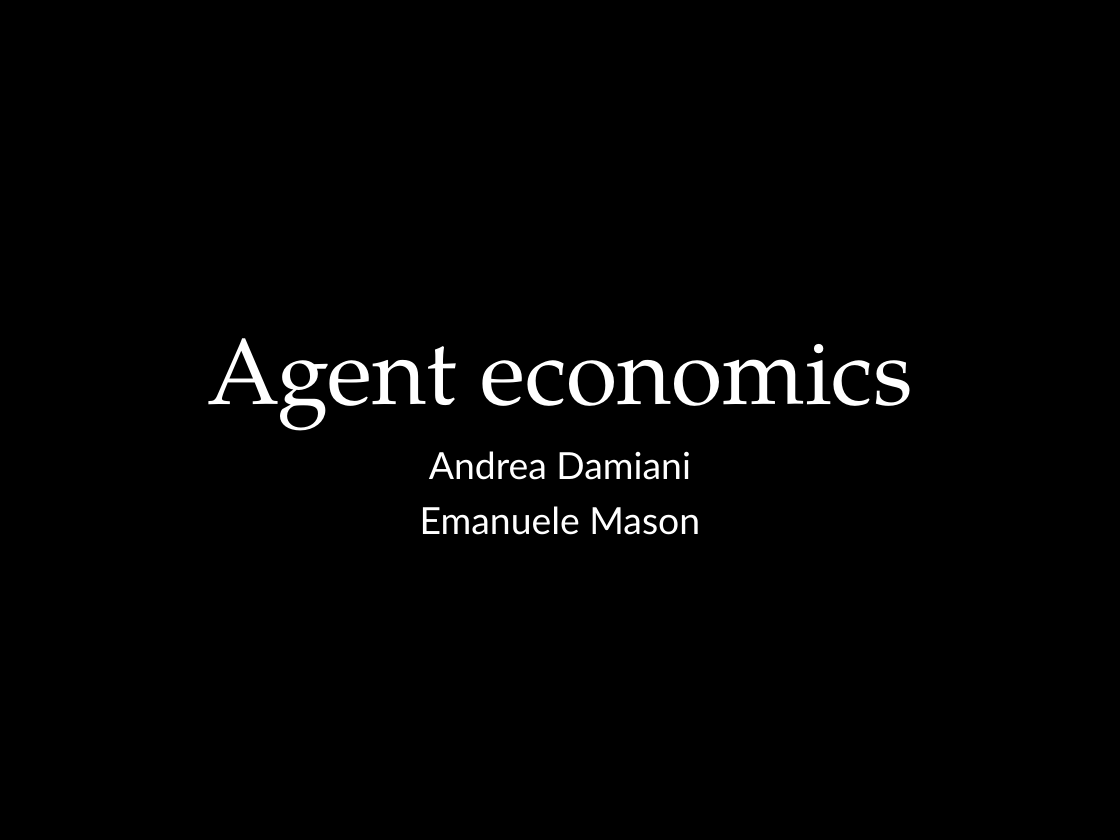
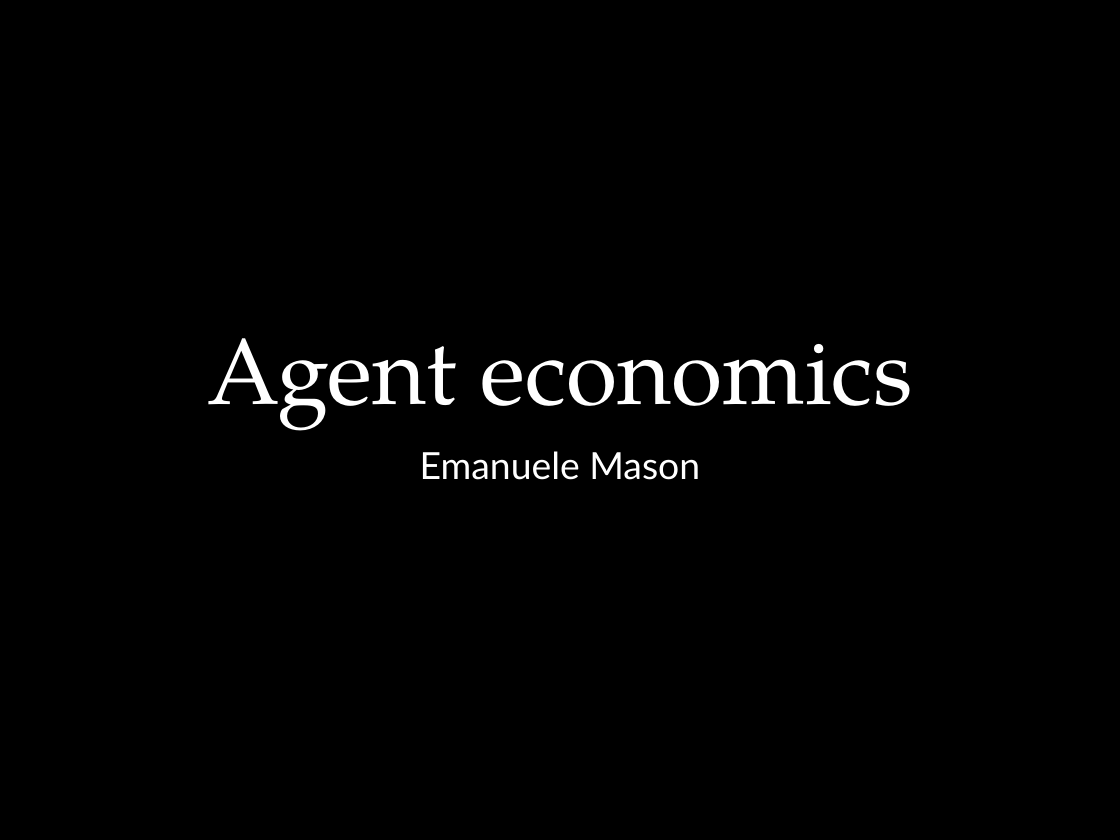
Before and after one commit to Lordmzn/JADE_AgentEconomy, a slide deck: slide 1 of Presentation.pptx. Drawn at 1120x840 pixels with LibreOffice and Linux fonts; fonts in the diff are those of the drawing. Boxes give left, top, right and bottom in pixels: in the first picture for what was removed or moved away, otherwise in the second. Text is boxed around its words. In the diff, an @@ line names an element or a change of style, - is before the commit and + after.

Commit message:
Presentation and read

```diff
--- a/Presentation.pptx
+++ b/Presentation.pptx
@@ subtitle at (429, 451, 690, 480): paragraph removed @@
-Andrea Damiani
```
Also in this commit, not shown: 2 other files.
